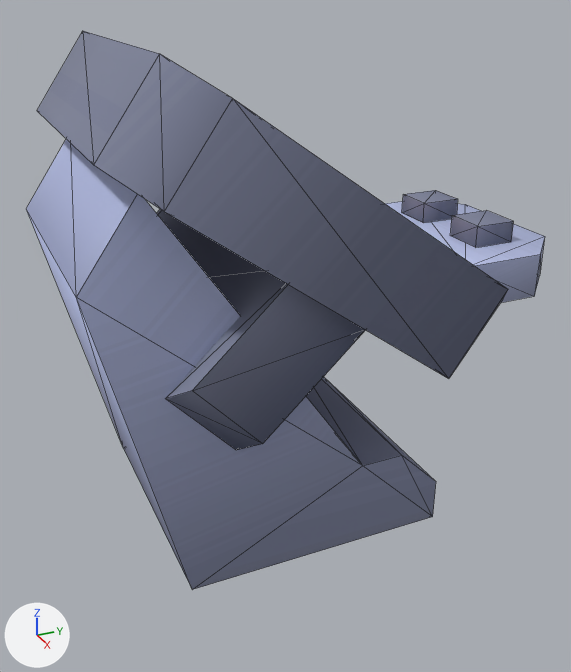
Renders of the glTF model assets/computer_console.glb from each side of a commit.
Rendered twice from a camera (50 mm lens) standing at (2.49, -1.04, 1.87) and looking at (0.01, 0.07, 0.64). Lighting does not change. The marker at lower left points along +X, +Y and +Z. Mesh edges are drawn as thin lines. Where no turn or scale is listed for an object, it has been applied to the vertices. Vertices at the same position are counted once.

In view in the first picture: 'computer'.
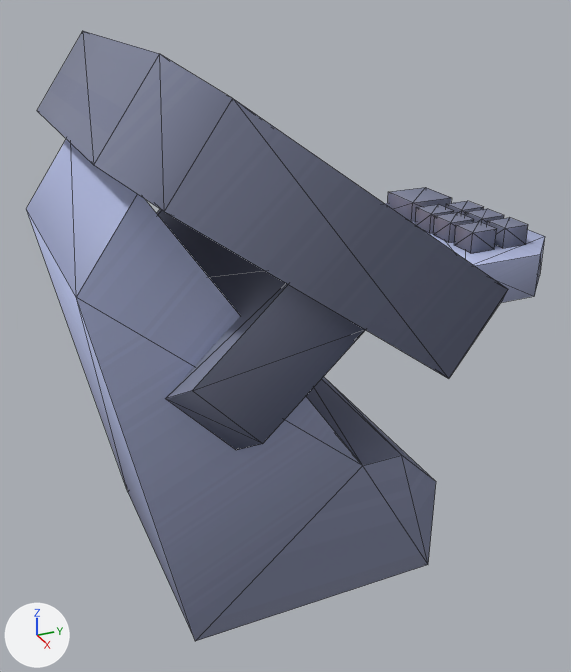
The newer file is also turned or shifted as a whole; pictures and numbers use the older file's frame.

Pixel boxes (x1, y1, x2, y2) of what changed, in the pictures (571 x 672 px; the box of a moved part takes in the faces that stretch with it):
'computer', reshaped (9% taller)
    before: (26, 31, 545, 590)
    after: (26, 31, 545, 641)
part 1 of me_computer, added (blue)
    after: (487, 217, 528, 248)
part 2 of me_computer, added
    after: (433, 212, 474, 243)
part 3 of me_computer, added
    after: (465, 209, 504, 225)
part 4 of me_computer, added
    after: (415, 204, 454, 233)
part 5 of me_computer, added
    after: (446, 201, 483, 215)
part 6 of me_computer, moved or reshaped
    before: (27, 211, 436, 590)
    after: (27, 211, 436, 641)
part 7 of me_computer, moved or reshaped
    before: (402, 190, 513, 248)
    after: (387, 187, 497, 253)

Patch to the scene script:
```diff
--- a/assets/computer_console.glb.py
+++ b/assets/computer_console.glb.py
@@ me_computer @@
 # verts and faces of me_computer; kept vertices keep their numbers, new ones are numbered from 84
-me_computer.from_pydata(...)  # 84 vertices, 140 faces; spans x -0.64..0.64, y -0.74..1.05, z 0.0..1.7
+me_computer.from_pydata(...)  # 124 vertices, 190 faces; spans x -0.64..0.64, y -0.74..1.05, z -0.23..1.7
+# me_computer part 1: the loose piece of 8 vertices spanning x 0.09..0.25, y 0.73..0.89, z 0.97..1.05 is copied, and the copy is scaled about its middle by (0.644, 0.644, 0.95), then moved by (0.08, 0.05, 0.0); it spans x 0.2..0.3, y 0.81..0.91, z 0.97..1.05
+# me_computer part 2: the loose piece of 8 vertices spanning x 0.09..0.25, y 0.73..0.89, z 0.97..1.05 is copied, and the copy is scaled about its middle by (0.644, 0.644, 0.95), then moved by (-0.06, -0.09, 0.0); it spans x 0.06..0.17, y 0.67..0.77, z 0.97..1.05
+# me_computer part 3: the loose piece of 8 vertices spanning x 0.09..0.25, y 0.73..0.89, z 0.97..1.05 is copied, and the copy is scaled about its middle by (0.644, 0.644, 0.95), then moved by (-0.06, 0.05, 0.0); it spans x 0.07..0.17, y 0.81..0.91, z 0.97..1.05
+# me_computer part 4: the loose piece of 8 vertices spanning x -0.25..-0.09, y 0.73..0.89, z 0.97..1.05 is copied, and the copy is scaled about its middle by (0.644, 0.644, 0.95), then moved by (0.16, -0.09, 0.0); it spans x -0.06..0.04, y 0.67..0.77, z 0.97..1.05
+# me_computer part 5: the loose piece of 8 vertices spanning x -0.25..-0.09, y 0.73..0.89, z 0.97..1.05 is copied, and the copy is scaled about its middle by (0.644, 0.644, 0.95), then moved by (0.16, 0.05, 0.0); it spans x -0.06..0.04, y 0.81..0.91, z 0.97..1.05
+# me_computer part 6
+for i in [*range(0, 4)]: verts[i] += (0.0, 0.0, -0.23)
+# me_computer part 7
+verts[48] = (-0.12, 0.69, 0.97)  # moved, pixel (411, 222)
+verts[50] = (-0.12, 0.69, 1.05)  # moved, pixel (412, 202)
+verts[49] = (-0.31, 0.69, 0.97)  # moved
+verts[51] = (-0.31, 0.69, 1.05)  # moved, pixel (388, 191)
+verts[52] = (-0.31, 0.88, 1.05)  # moved, pixel (425, 187)
+verts[55] = (-0.31, 0.88, 0.97)  # moved
+verts[53] = (-0.12, 0.88, 1.05)  # moved, pixel (451, 197)
+verts[54] = (-0.12, 0.88, 0.97)  # moved
+verts[56] = (0.3, 0.67, 0.97)  # moved, pixel (470, 253)
+verts[58] = (0.3, 0.67, 1.05)  # moved, pixel (472, 232)
+verts[57] = (0.2, 0.67, 0.97)  # moved, pixel (454, 245)
+verts[59] = (0.2, 0.67, 1.05)  # moved, pixel (455, 225)
+verts[60] = (0.3, 0.77, 0.97)  # moved, pixel (494, 249)
+verts[61] = (0.3, 0.77, 1.05)  # moved, pixel (496, 228)
+verts[62] = (0.2, 0.77, 0.97)  # moved
+verts[63] = (0.2, 0.77, 1.05)  # moved, pixel (479, 221)
 me_computer.materials.append(mat_colormap)
```
